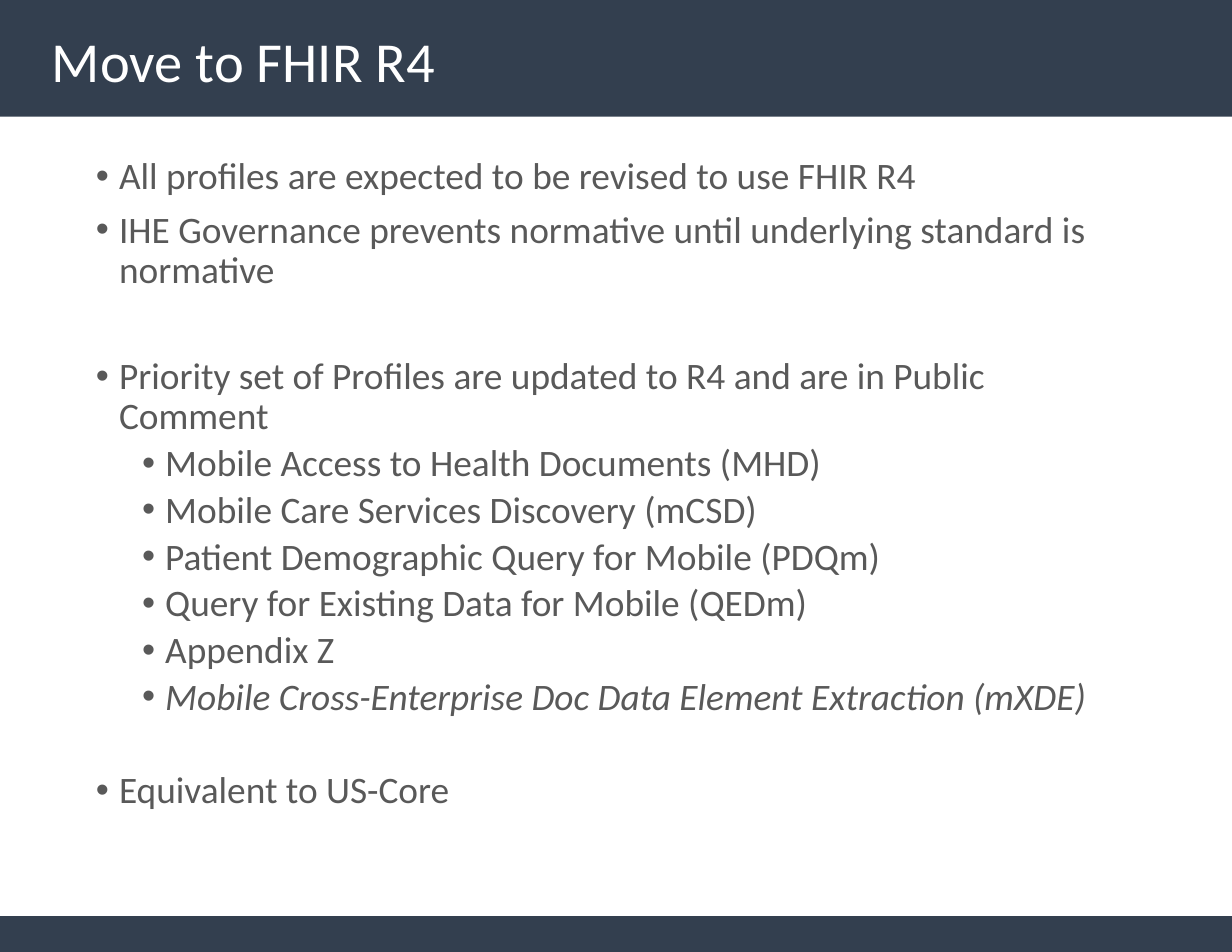
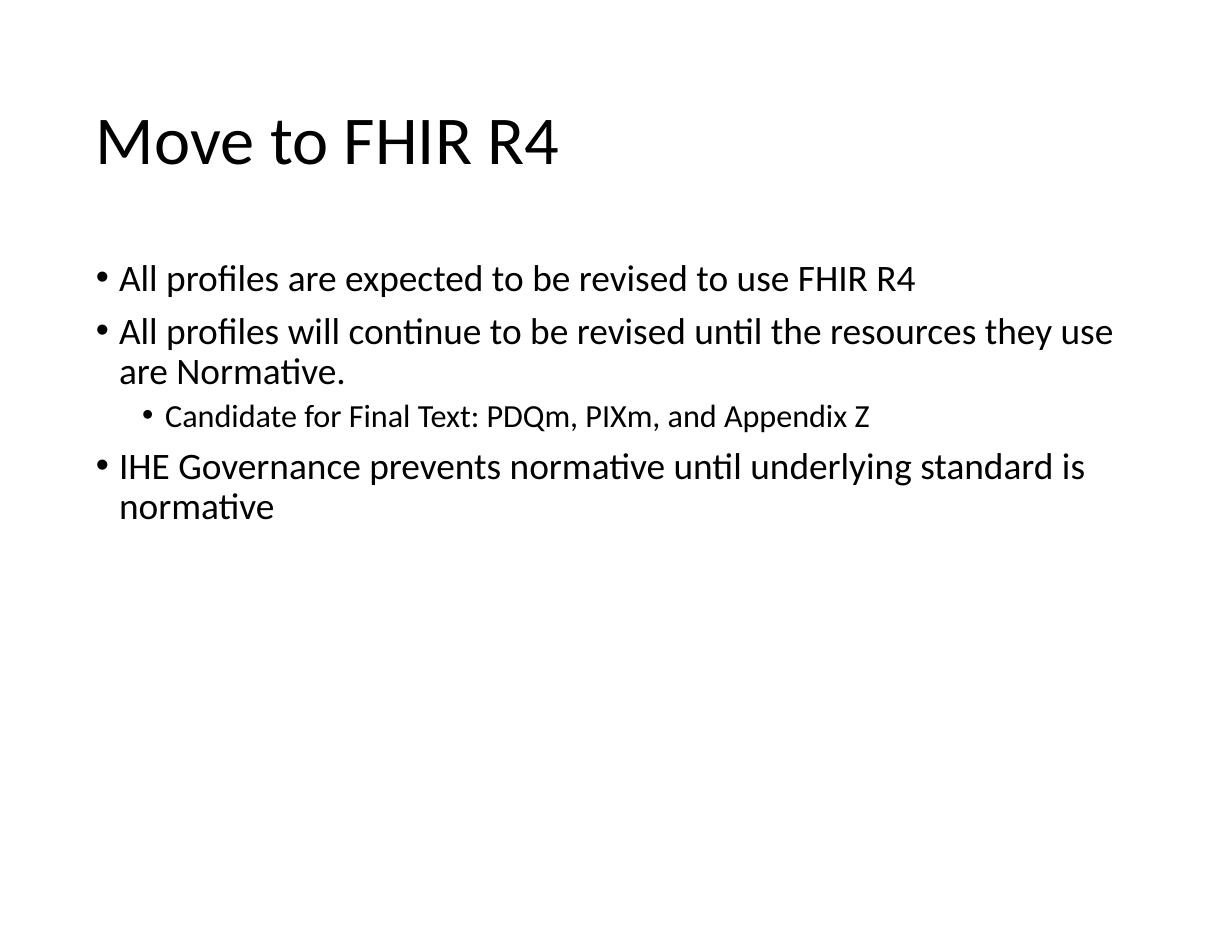
Before and after one commit to IHE/IT-Infrastructure, a slide deck: slide 14 of Presentations/IHE-FHIR-Brief.pptx (slide 13 before the commit). Drawn at 1232x952 pixels with LibreOffice and Linux fonts; fonts in the diff are those of the drawing. Boxes give left, top, right and bottom in pixels: in the first picture for what was removed or moved away, otherwise in the second. Text is boxed around its words. In the diff, an @@ line names an element or a change of style, - is before the commit and + after.

Commit message:
Updated IHE-FHIR-Brief and XDSonFHIR

```diff
--- a/Presentations/IHE-FHIR-Brief.pptx
+++ b/Presentations/IHE-FHIR-Brief.pptx
@@ rectangle removed at [0,0,1232,116] @@
@@ title "Move to FHIR R4": place and size @@
-title "Move to FHIR R4" at [52,45,434,83]
+title "Move to FHIR R4" at [96,120,560,165]
@@ title "Move to FHIR R4" at [96,120,560,165]: size 36.3 to 44 pt, text colour #FFFFFF to #000000 @@
@@ text "All profiles are expected to ...": place and size @@
-text "All profiles are expected to ..." at [119,163,1086,809]
+text "All profiles are expected to ..." at [119,265,1114,520]
@@ text at [119,265,1085,520]: text colour #595959 to #000000 in "All profiles are expected to be revised ...", "IHE Governance prevents normative until underlying standard ..." @@
@@ text at [119,318,1114,433]: paragraphs added @@
+• All profiles will continue to be revised until the resources they use are Normative.
+  • Candidate for Final Text: PDQm, PIXm, and Appendix Z
@@ text at [119,363,1086,809]: paragraphs removed @@
-• Priority set of Profiles are updated to R4 and are in Public Comment
-  • Mobile Access to Health Documents (MHD)
-  • Mobile Care Services Discovery (mCSD)
-  • Patient Demographic Query for Mobile (PDQm)
-  • Query for Existing Data for Mobile (QEDm)
-  • Appendix Z
-  • Mobile Cross-Enterprise Doc Data Element Extraction (mXDE)
-• Equivalent to US-Core
@@ rectangle removed at [0,916,1232,952] @@
```
Also in this commit, not shown: 13 other slides changed, 2 slides added, 1 slide removed.
